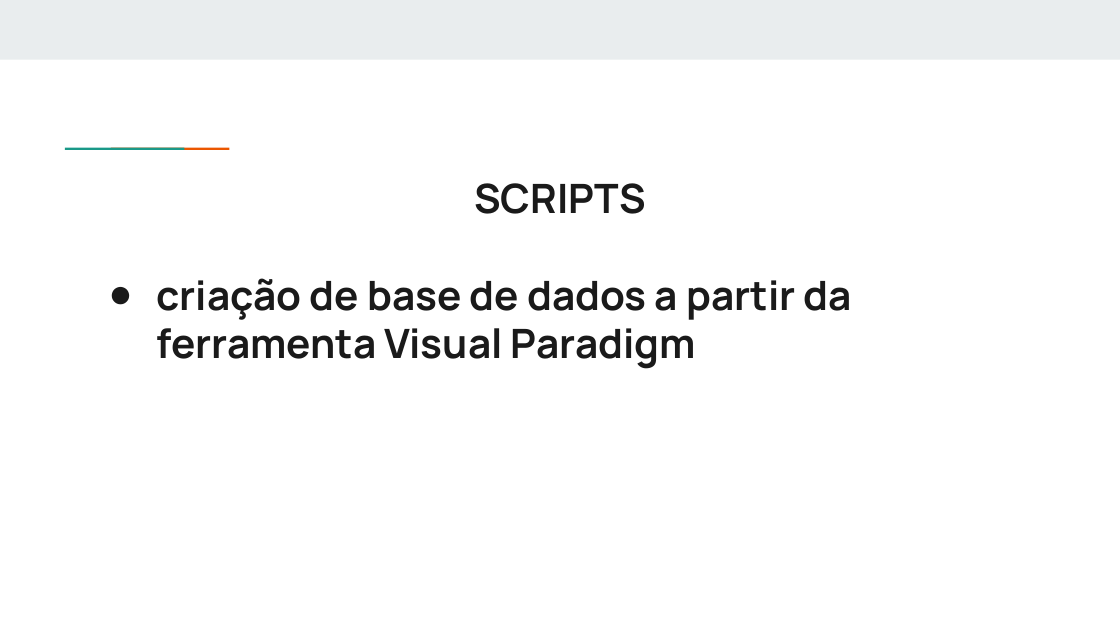
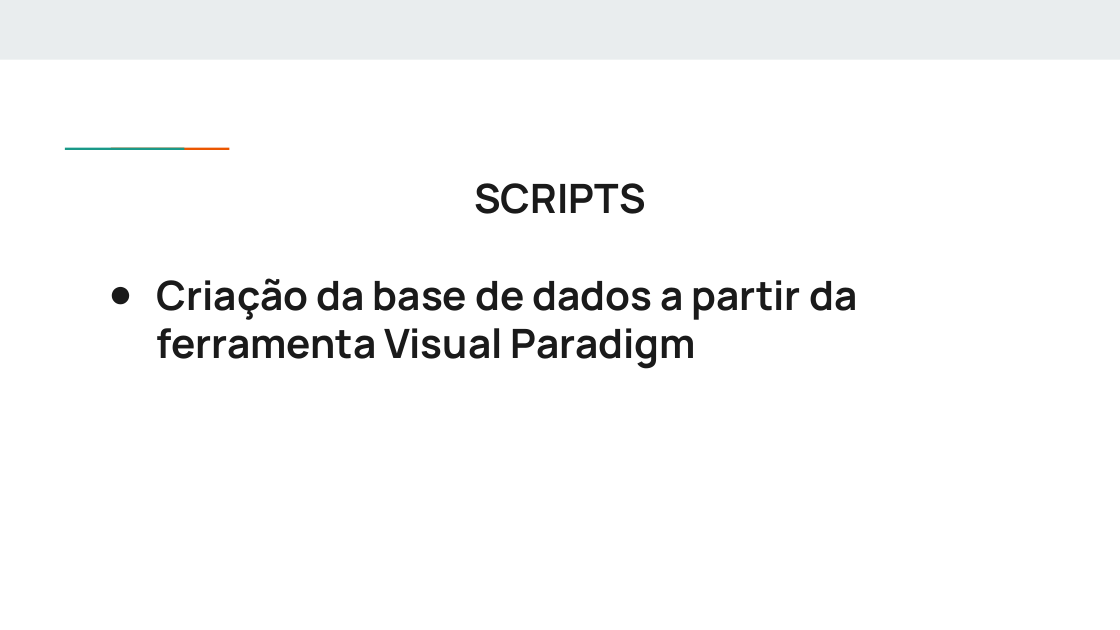
Before and after one commit to lucasbaronspier/insideprovider, a slide deck: slide 5 of INSIDE PROVIDER slides.pptx. Drawn at 1120x630 pixels with LibreOffice and Linux fonts; fonts in the diff are those of the drawing. Boxes give left, top, right and bottom in pixels: in the first picture for what was removed or moved away, otherwise in the second. Text is boxed around its words. In the diff, an @@ line names an element or a change of style, - is before the commit and + after.

```diff
--- a/INSIDE PROVIDER slides.pptx
+++ b/INSIDE PROVIDER slides.pptx
@@ title at [157, 278, 857, 369]: text changed @@
-● criação de base de dados a partir da ferramenta Visual Paradigm
+● Criação da base de dados a partir da ferramenta Visual Paradigm
```
Also in this commit, not shown: 3 other slides changed, 3 slides added, 1 other file.
